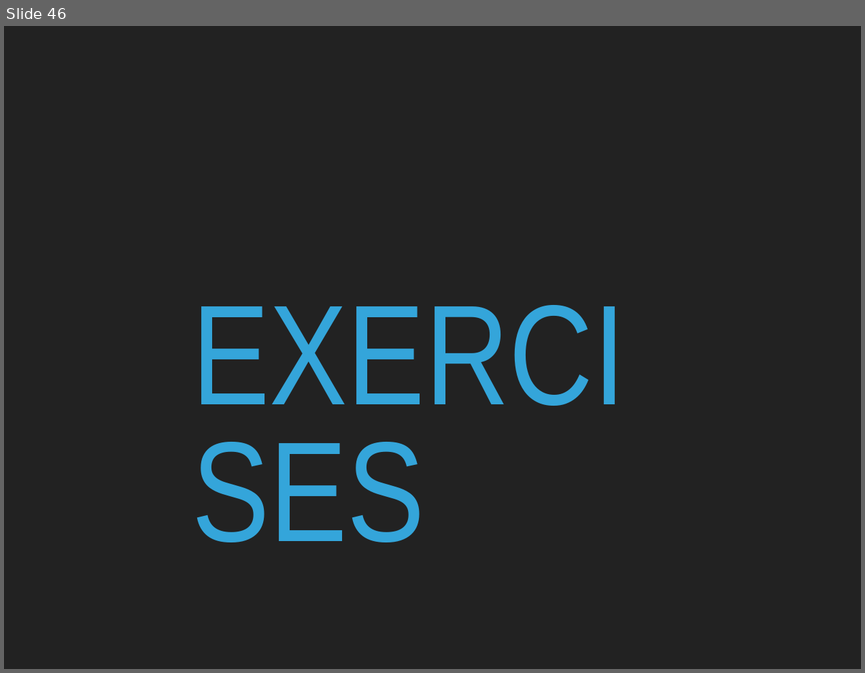
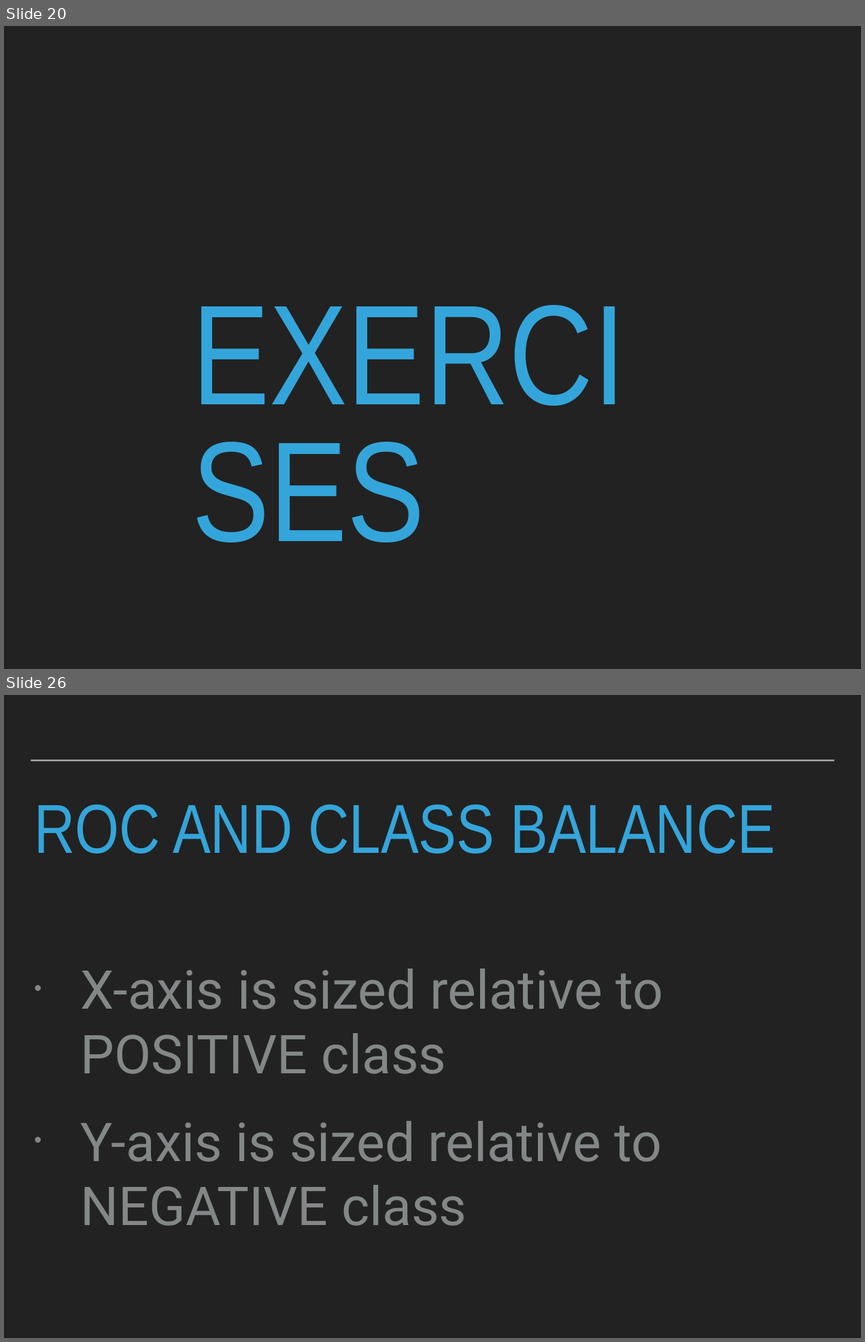
Before and after one commit to patricks1/noble-machine-learning, a slide deck: Session4/Session4_Slides.pptx. Shown one above the other, each under a label of ours: slide 46 before the commit, slides 20 and 26 after it; the slides between them are not shown. The pictures are 865x673 and 865x1342 pixels, drawn with LibreOffice and Linux fonts; fonts in the diff are those of the drawing. Boxes give left, top, right and bottom in pixels: in the first picture for what was removed or moved away, otherwise in the second. Text is boxed around its words. In the diff, an @@ line names an element or a change of style, - is before the commit and + after.

```diff
--- a/Session4/Session4_Slides.pptx
+++ b/Session4/Session4_Slides.pptx
@@ slide 26 added at <box>4,695,861,1338</box>, background #222222 @@
@@ line added from (31, 761) to (834, 761), #A6AAA9 2 pt @@
@@ title added at <box>34,804,774,853</box>, 82.8 pt, text #34A5DA @@
+ROC AND CLASS BALANCE
@@ text added at <box>81,968,664,1225</box>, 64 pt, text #838787 @@
+• X-axis is sized relative to POSITIVE class
+• Y-axis is sized relative to NEGATIVE class
@@ what was slide 46 is now slide 20 @@
```
Also in this commit, not shown: 1 slide changed, 40 other slides added, 42 slides removed, 4 other files.
